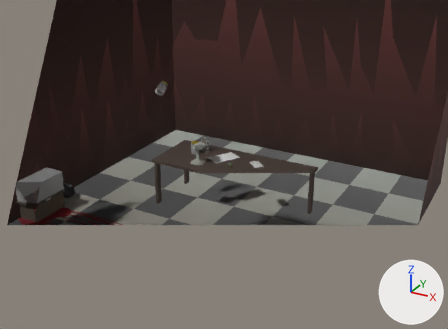
What one commit did to the Blender file Assets/Game/Modeles/PODLAVLNII(3).blend.
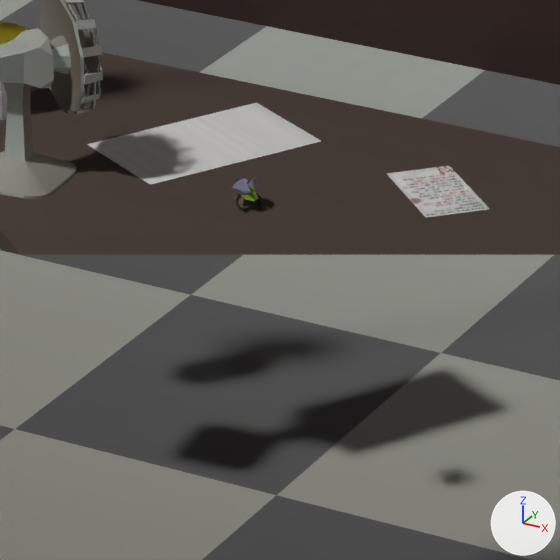
There are two pictures of each version: one from a camera (50 mm lens) standing at (20.68, -35.07, 23.29) and looking at (-1.12, 4.56, 3.47), one close up on the part from 44% to 61% of the width and 42% to 66% of the height. The axes (+X, +Y, +Z) are drawn at lower right. The lights are the same throughout. Everything nearer to the camera than a plane just in front of the edit is cut away.

The first close-up shows 'Fan', 'Fly', 'PaperWork', 'PaperWork.001', 'Room', 'Table'.
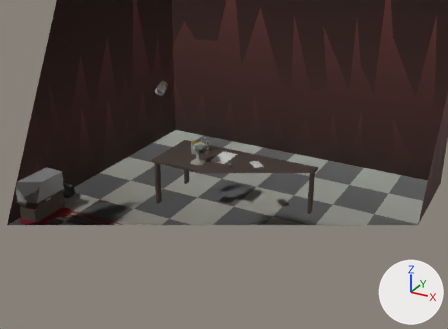
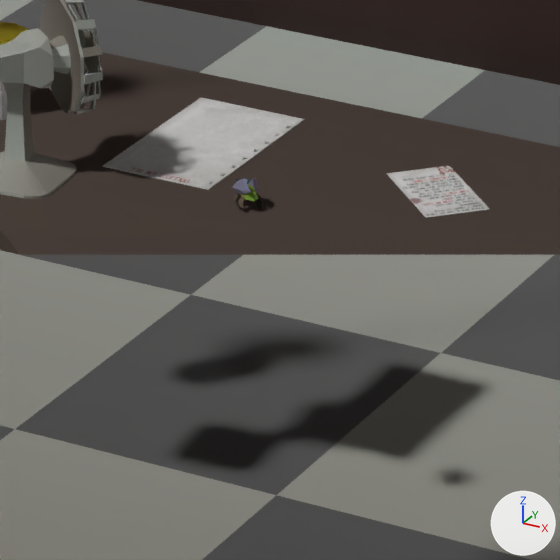
Where the newer file only moved an object's origin or applied its transform, the numbers keep the older frame.

The edits, one by one:
me_plane_005 has 8 vertices, 6 faces and spans x -1.0..1.0, y -1.0..1.0, z -0.01..0.0.
me_plane_005 is used by ob_paperwork; location (0.0, 0.0, 0.0); delta_location (-1.229, 4.751, 3.981); delta_rotation (0.0, 0.0, -0.5); delta_scale (0.661, 1.119, 1.264).
Part 1, on me_plane_005:
Vertex 0 of me_plane_005 moves from (-1.0, -1.0, 0.0) at pixel (87, 144) to (-0.06, -1.16, 0.0) at pixel (102, 165).
Vertex 1 of me_plane_005 moves from (1.0, -1.0, 0.0) at pixel (150, 184) to (1.69, -0.59, 0.0) at pixel (208, 189).
Vertex 2 of me_plane_005 moves from (-1.0, 1.0, 0.0) at pixel (256, 102) to (-1.69, 0.59, 0.0) at pixel (200, 97).
Vertex 3 of me_plane_005 moves from (1.0, 1.0, 0.0) at pixel (321, 141) to (0.06, 1.16, 0.0) at pixel (304, 119).
Vertex 4 of me_plane_005 moves from (-1.0, -1.0, -0.01) at pixel (87, 145) to (-0.06, -1.16, -0.01) at pixel (102, 166).
Vertex 5 of me_plane_005 moves from (1.0, -1.0, -0.01) at pixel (150, 185) to (1.69, -0.59, -0.01) at pixel (208, 190).
Vertex 6 of me_plane_005 moves from (-1.0, 1.0, -0.01) at pixel (256, 103) to (-1.69, 0.59, -0.01) at pixel (200, 98).
Vertex 7 of me_plane_005 moves from (1.0, 1.0, -0.01) at pixel (321, 142) to (0.06, 1.16, -0.01) at pixel (304, 120).

Where the change shows, as pixel boxes (x1, y1, x2, y2) in the close-ups (560 x 560 px):
'PaperWork', reshaped (14% narrower, 13% taller): before (87, 103, 321, 185); after (102, 97, 304, 190)
